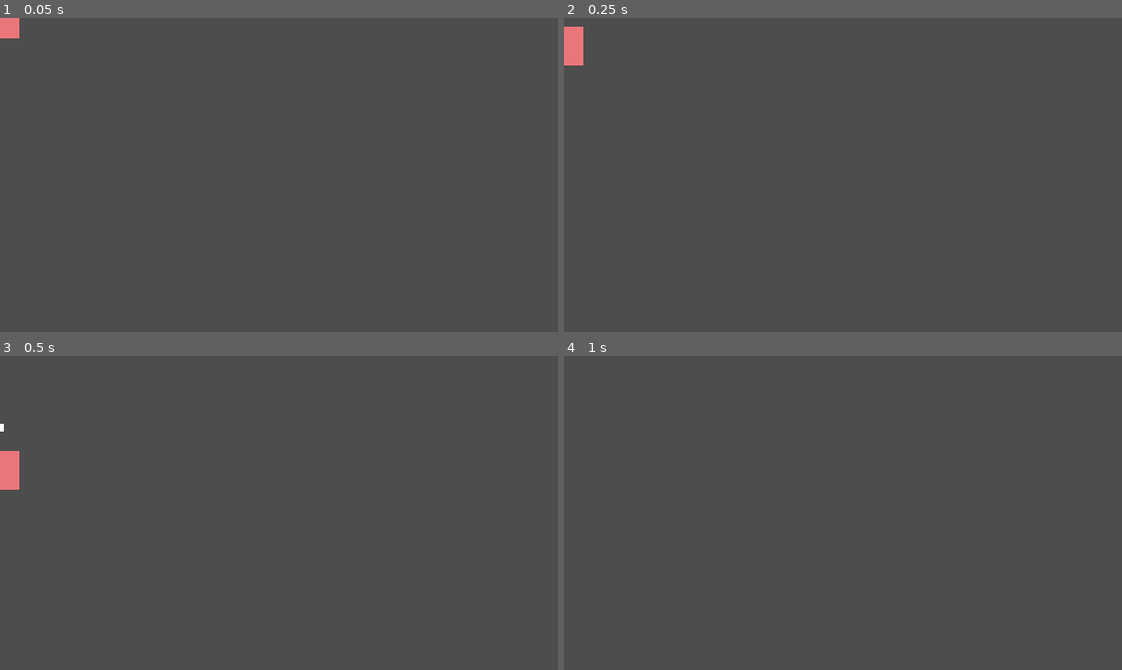
Above: before the commit, frames 1-4 (two rows, left to right).
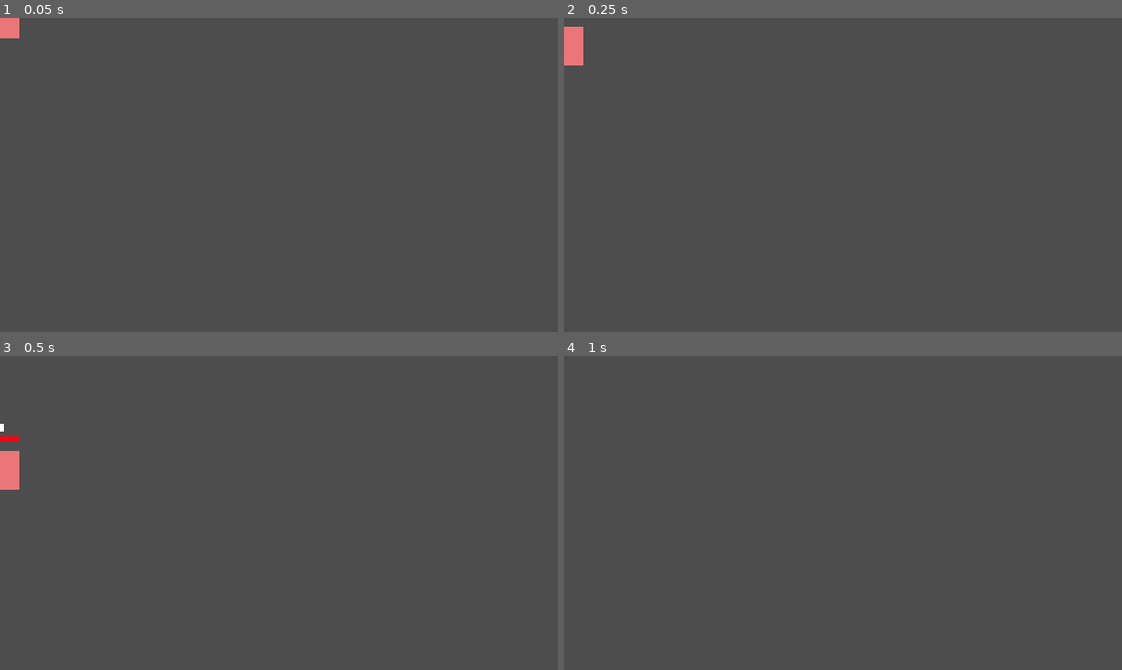
Above: after the commit, the same moments.

Repository: FoxSupp/bidding-brawl
Game: Godot game, scene res://scenes/player.tscn
Same seed, same stepped clock (60 frames per second), same inputs: the game is played once before the commit and once after it. This scene is started directly instead of the project's main scene.
Inputs (mouse positions are in pixels of both pictures, inside the frame that each line leads up to):
- Up to frame 1 (0.05 s): no input
- Up to frame 2 (0.25 s): no input
- Up to frame 3 (0.5 s): no input
- Up to frame 4 (1 s): move the mouse to (965, 497) at 0.52 s; hold D (move_right) from 0.53 s (still down); click (965, 497) at 0.6 s; tap Space (jump) at 0.77 s

Frames 1-2 are identical in both runs. In frame 3, less than 0.1% of the frame differs, in the area x 0-4%, y 25-28%; in frame 4, nothing differs.

Commit message:
Add health bar UI and player death handling
- Introduced a health bar for the player character, linked to the player's health.
- Added a signal for player death to notify the game state.
- Updated game logic to handle player death and track alive players.
- Enhanced player script to update health bar value upon taking damage.

Diff:
--- a/scenes/player.tscn
+++ b/scenes/player.tscn
@@ -1,7 +1,10 @@
-[gd_scene load_steps=6 format=3 uid="uid://bi1pll6ib7wfv"]
+[gd_scene load_steps=7 format=3 uid="uid://bi1pll6ib7wfv"]
 
 [ext_resource type="Script" uid="uid://vxnkpoaq5sya" path="res://scripts/player.gd" id="1_3vyb7"]
 [ext_resource type="Script" uid="uid://cfx40nmtiadu8" path="res://scripts/player_input.gd" id="2_g2els"]
+
+[sub_resource type="StyleBoxFlat" id="StyleBoxFlat_g2els"]
+bg_color = Color(1, 0, 0.0784314, 1)
 
 [sub_resource type="CircleShape2D" id="CircleShape2D_u8vuu"]
 radius = 20.0
@@ -25,6 +28,12 @@
 properties/5/path = NodePath(".:dead")
 properties/5/spawn = true
 properties/5/replication_mode = 1
+properties/6/path = NodePath("HP/HPBar:value")
+properties/6/spawn = true
+properties/6/replication_mode = 1
+properties/7/path = NodePath("HP/HPBar:max_value")
+properties/7/spawn = true
+properties/7/replication_mode = 1
 
 [sub_resource type="SceneReplicationConfig" id="SceneReplicationConfig_qhqgy"]
 properties/0/path = NodePath("InputSynch:move_input")
@@ -42,6 +51,29 @@
 
 [node name="Player" type="CharacterBody2D"]
 script = ExtResource("1_3vyb7")
+
+[node name="HP" type="Node2D" parent="."]
+position = Vector2(0, -33)
+scale = Vector2(0.18, 0.18)
+
+[node name="HPBar" type="ProgressBar" parent="HP"]
+anchors_preset = 8
+anchor_left = 0.5
+anchor_top = 0.5
+anchor_right = 0.5
+anchor_bottom = 0.5
+offset_left = -109.0
+offset_top = -13.5
+offset_right = 109.0
+offset_bottom = 13.5
+grow_horizontal = 2
+grow_vertical = 2
+size_flags_vertical = 4
+theme_override_styles/fill = SubResource("StyleBoxFlat_g2els")
+max_value = 5.0
+step = 1.0
+value = 5.0
+show_percentage = false
 
 [node name="ColorRect" type="ColorRect" parent="."]
 anchors_preset = 8
--- a/scripts/game.gd
+++ b/scripts/game.gd
@@ -8,7 +8,6 @@
 func _ready() -> void:
 	NetworkManager.all_in_game.connect(_spawn_all)
 	NetworkManager.rpc_id(1, "request_set_self_in_game", true)
-
 
 func _spawn_all():
 	if multiplayer.is_server():
@@ -22,8 +21,18 @@
 				rand_pos.get_parent().remove_child(rand_pos)
 				rand_pos.queue_free()
 			players.add_child(player_instance)
+			player_instance.died.connect(_on_player_died)
 
 func add_score(score: int, shooter_id: int) -> void:
 	for player in players.get_children():
 		if player.name.to_int() == shooter_id:
 			player.add_score(score)
+
+func _on_player_died(player_id: int) -> void:
+	print(players.get_children())
+	var alive_players = []
+	for p in players.get_children():
+		if not p.dead:
+			alive_players.append(p)
+	if alive_players.size() == 1:
+		print("Only one player is alive: ", alive_players[0].name)
--- a/scripts/player.gd
+++ b/scripts/player.gd
@@ -1,9 +1,11 @@
 class_name Player
 extends CharacterBody2D
 
+signal died(player_id: int)
 
 @onready var input_synch: Node2D = $InputSynch
 @onready var muzzle_rotation: Node2D = $MuzzleRotation
+@onready var hp_bar: ProgressBar = $HP/HPBar
 
 
 const SPEED = 300.0
@@ -20,6 +22,8 @@
 
 func _ready() -> void:
 	spectating_cam = get_tree().root.get_node("/root/Game/Camera2D")
+	hp_bar.max_value = health
+	hp_bar.value = health
 
 func _physics_process(delta: float) -> void:
 	if input_synch.is_multiplayer_authority():
@@ -69,6 +73,7 @@
 	if not is_multiplayer_authority():
 		return
 	health -= damage
+	hp_bar.value = health
 	if health <= 0:
 		if shooter_id != name.to_int():
 			get_tree().get_root().get_node("Game").add_score(1, shooter_id)
@@ -84,3 +89,4 @@
 		dead = true
 		visible = false
 		get_node("CollisionShape2D").disabled = true
+		emit_signal("died", name.to_int())
